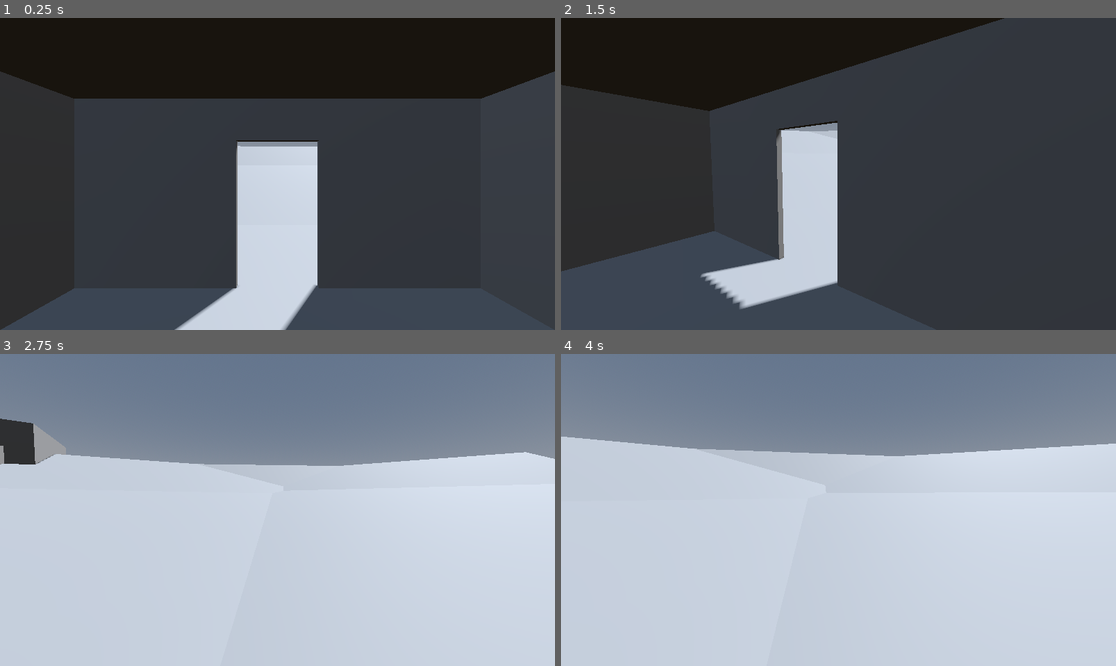
Above: before the commit, frames 1-4 (two rows, left to right).
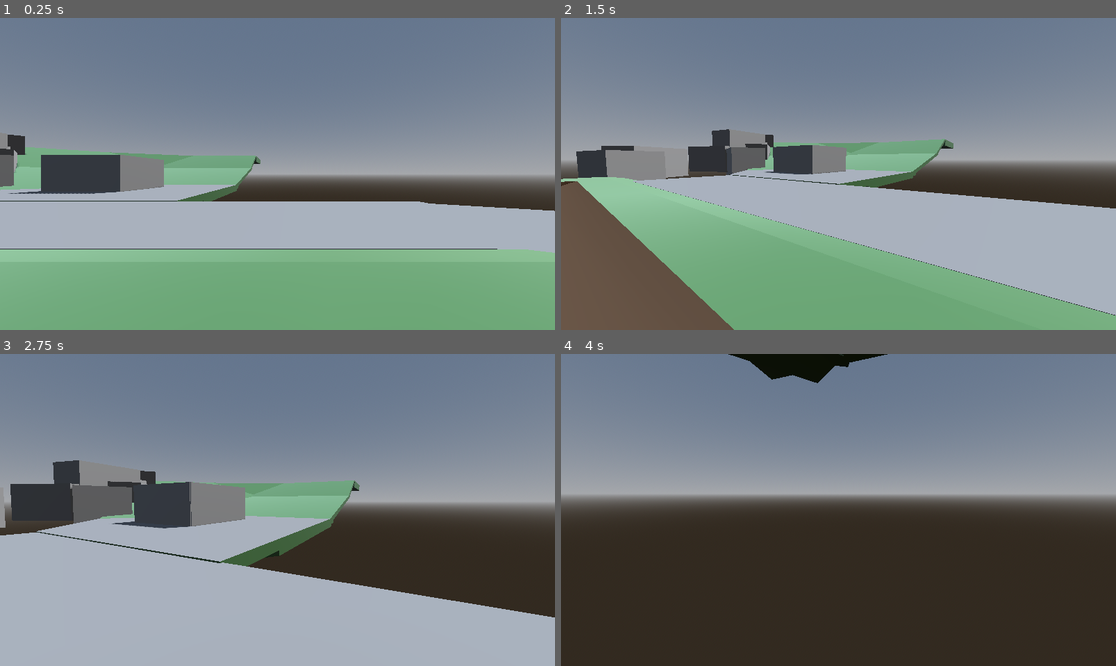
Above: after the commit, the same moments.

Repository: WindowsVista42/game-off-2025-game
Game: Godot game, scene res://scenes/main.tscn
Same seed, same stepped clock (60 frames per second), same inputs: the game is played once before the commit and once after it.
Inputs (mouse positions are in pixels of both pictures, inside the frame that each line leads up to):
- Up to frame 1 (0.25 s): no input
- Up to frame 2 (1.5 s): tap Enter at 0.5 s; move the mouse to (960, 158) at 0.52 s; hold Right (ui_right) 0.53-1.28 s; click (960, 158) at 0.67 s; move the mouse to (810, 174) at 1.27 s; hold Up (ui_up) from 1.28 s (still down)
- Up to frame 3 (2.75 s): keep holding Up (ui_up); move the mouse to (288, 503) at 2.02 s
- Up to frame 4 (4 s): keep holding Up (ui_up); move the mouse to (832, 516) at 2.77 s; move the mouse to (877, 513) at 3.52 s

The runs differ from the first frame. In frame 1, 96% of the frame differs, in the area x 0-100%, y 0-100%; in frame 2, 96%; in frame 3, 67%; in frame 4, 71%.

Commit message:
Materials for some things and idk what else I changed but it was probably important. I think I'm spawning the player outside of their home right now.

Diff:
--- /dev/null
+++ b/materials/dirt.tres
@@ -0,0 +1,6 @@
+[gd_resource type="StandardMaterial3D" format=3 uid="uid://bkqjf6i0vw30b"]
+
+[resource]
+diffuse_mode = 1
+specular_mode = 2
+albedo_color = Color(0.32, 0.24784, 0.1888, 1)
--- /dev/null
+++ b/materials/grass.tres
@@ -0,0 +1,7 @@
+[gd_resource type="StandardMaterial3D" format=3 uid="uid://b641hk5h2fmit"]
+
+[resource]
+diffuse_mode = 1
+specular_mode = 2
+albedo_color = Color(0.30240026, 0.4526705, 0.28816426, 1)
+roughness = 0.31
--- /dev/null
+++ b/materials/road.tres
@@ -0,0 +1,7 @@
+[gd_resource type="StandardMaterial3D" format=3 uid="uid://ib3ge7vrata7"]
+
+[resource]
+diffuse_mode = 1
+specular_mode = 2
+albedo_color = Color(0.48962224, 0.48962224, 0.48962218, 1)
+roughness = 0.76
--- a/project.godot
+++ b/project.godot
@@ -53,3 +53,4 @@
 [physics]
 
 3d/physics_engine="Jolt Physics"
+3d/default_gravity=1000.0
--- a/scenes/level1.tscn
+++ b/scenes/level1.tscn
@@ -1,4 +1,8 @@
-[gd_scene format=3 uid="uid://dp8sdl4ps8xu2"]
+[gd_scene load_steps=4 format=3 uid="uid://dp8sdl4ps8xu2"]
+
+[ext_resource type="Material" uid="uid://ib3ge7vrata7" path="res://materials/road.tres" id="1_g2h75"]
+[ext_resource type="Material" uid="uid://b641hk5h2fmit" path="res://materials/grass.tres" id="1_wwpf4"]
+[ext_resource type="Material" uid="uid://bkqjf6i0vw30b" path="res://materials/dirt.tres" id="3_m7ahb"]
 
 [node name="Level 1" type="Node3D"]
 
@@ -42,70 +46,86 @@
 [node name="Ground" type="CSGBox3D" parent="HillOutsideHouse"]
 transform = Transform3D(1, 0, 0, 0, 1, 0, 0, 0, 1, 0, -0.2528212, 0)
 size = Vector3(19.970703, 0.50305176, 16.442383)
+material = ExtResource("1_g2h75")
 
 [node name="Ground" type="CSGBox3D" parent="HillOutsideHouse/Ground"]
 transform = Transform3D(1, 0, 0, 0, 0.9848077, -0.17364818, 0, 0.17364818, 0.9848077, 0, 1.3922942, -14.550322)
 size = Vector3(19.970703, 0.50305176, 16.442383)
+material = ExtResource("1_wwpf4")
 
 [node name="Ground2" type="CSGBox3D" parent="HillOutsideHouse/Ground/Ground"]
 transform = Transform3D(1, 0, 0, 0, 0.9848078, -0.17364818, 0, 0.17364818, 0.9848078, 0, 1.3922949, -14.550323)
 size = Vector3(19.970703, 0.50305176, 16.442383)
+material = ExtResource("1_wwpf4")
 
 [node name="Ground" type="CSGBox3D" parent="HillOutsideHouse/Ground/Ground"]
 transform = Transform3D(1, 0, 0, 0, 0.9848077, -0.17364818, 0, 0.17364818, 0.9848077, 0, 1.3922942, -14.550322)
 size = Vector3(19.970703, 0.50305176, 16.442383)
+material = ExtResource("1_wwpf4")
 
 [node name="Ground2" type="CSGBox3D" parent="HillOutsideHouse/Ground"]
 transform = Transform3D(0.64278764, 0, 0.76604444, 0, 1, 0, -0.76604444, 0, 0.64278764, 2.9040356, -0.2528212, 0)
 size = Vector3(19.970703, 0.50305176, 16.442383)
+material = ExtResource("1_wwpf4")
 
 [node name="Ground" type="CSGBox3D" parent="HillOutsideHouse/Ground/Ground2"]
 transform = Transform3D(1, 0, 0, 0, 0.9848077, -0.17364818, 0, 0.17364818, 0.9848077, 0, 1.3922942, -14.550322)
 size = Vector3(19.970703, 0.50305176, 16.442383)
+material = ExtResource("1_wwpf4")
 
 [node name="Ground2" type="CSGBox3D" parent="HillOutsideHouse/Ground/Ground2/Ground"]
 transform = Transform3D(1, 0, 0, 0, 0.9848078, -0.17364818, 0, 0.17364818, 0.9848078, 0, 1.3922949, -14.550323)
 size = Vector3(19.970703, 0.50305176, 16.442383)
+material = ExtResource("1_wwpf4")
 
 [node name="Ground" type="CSGBox3D" parent="HillOutsideHouse/Ground/Ground2/Ground"]
 transform = Transform3D(1, 0, 0, 0, 0.9848077, -0.17364818, 0, 0.17364818, 0.9848077, 0, 1.3922942, -14.550322)
 size = Vector3(19.970703, 0.50305176, 16.442383)
+material = ExtResource("1_wwpf4")
 
 [node name="Ground3" type="CSGBox3D" parent="HillOutsideHouse/Ground"]
 transform = Transform3D(0.8660254, 0.25, 0.43301266, 0, 0.8660253, -0.5, -0.5, 0.4330127, 0.74999994, -10.355811, 6.4611216, -28.152878)
 size = Vector3(19.970703, 0.50305176, 16.442383)
+material = ExtResource("1_wwpf4")
 
 [node name="CSGBox3D4" type="CSGBox3D" parent="HillOutsideHouse/Ground"]
 transform = Transform3D(0.8750256, 0, 0.48407662, 0, 1, 0, -0.48407662, 0, 0.8750256, -17.518446, 5.882578, -30.948015)
 size = Vector3(36.678955, 2.2391357, 13.605713)
+material = ExtResource("1_wwpf4")
 
 [node name="CSGBox3D3" type="CSGBox3D" parent="HillOutsideHouse/Ground"]
 transform = Transform3D(0.61925846, 0, 0.78518724, 0, 1, 0, -0.78518724, 0, 0.61925846, -20.97456, 5.414399, -30.73477)
 size = Vector3(36.678955, 2.2391357, 13.605713)
+material = ExtResource("1_wwpf4")
 
 [node name="CSGBox3D2" type="CSGBox3D" parent="HillOutsideHouse/Ground"]
 transform = Transform3D(1, 0, 0, 0, 1, 0, 0, 0, 1, -8.294067, 5.7357244, -37.172363)
 size = Vector3(36.678955, 2.2391357, 13.605713)
+material = ExtResource("1_wwpf4")
 
 [node name="CSGBox3D" type="CSGBox3D" parent="HillOutsideHouse/Ground"]
 transform = Transform3D(1, 0, 0, 0, 1, 0, 0, 0, 1, 0, 9.126209, 0)
 operation = 2
 size = Vector3(158.27344, 6.4, 250.6)
+material = ExtResource("1_wwpf4")
 
 [node name="CSGBox3D7" type="CSGBox3D" parent="HillOutsideHouse/Ground"]
 transform = Transform3D(7.4505806e-08, 0, 1, 0, 1, 0, -1, 0, 7.4505806e-08, 2.4555397, 0, 12.497274)
 operation = 2
 size = Vector3(8.703003, 19.957031, 58.0791)
+material = ExtResource("1_wwpf4")
 
 [node name="CSGBox3D6" type="CSGBox3D" parent="HillOutsideHouse/Ground"]
 transform = Transform3D(0.64278764, 0, 0.76604444, 0, 1, 0, -0.76604444, 0, 0.64278764, -17.533182, 0, 1.5063438)
 operation = 2
 size = Vector3(8.703003, 19.957031, 58.0791)
+material = ExtResource("1_wwpf4")
 
 [node name="CSGBox3D5" type="CSGBox3D" parent="HillOutsideHouse/Ground"]
 transform = Transform3D(1, 0, 0, 0, 1, 0, 0, 0, 1, 14.293419, 0, -18.781387)
 operation = 2
 size = Vector3(8.703003, 19.957031, 58.0791)
+material = ExtResource("1_wwpf4")
 
 [node name="CSGCombiner3D" type="CSGCombiner3D" parent="."]
 use_collision = true
@@ -148,22 +168,27 @@
 [node name="CSGBox3D4" type="CSGBox3D" parent="CSGCombiner3D2"]
 transform = Transform3D(5.066395e-07, 0, 0.99999964, 0, 1, 0, -0.99999964, 0, 5.066395e-07, 101.45958, -0.35325062, 78.21149)
 size = Vector3(22, 0.5, 18.300001)
+material = ExtResource("1_g2h75")
 
 [node name="CSGBox3D3" type="CSGBox3D" parent="CSGCombiner3D2"]
 transform = Transform3D(-2.9802322e-08, 0, 1, 0, 1, 0, -1, 0, -2.9802322e-08, 91.2021, -0.30000195, 78.11785)
 size = Vector3(22, 0.5, 6.7000003)
+material = ExtResource("1_g2h75")
 
 [node name="CSGBox3D8" type="CSGBox3D" parent="CSGCombiner3D2"]
 transform = Transform3D(0.34201992, 0, -0.93969214, 0, 1, 0, 0.93969214, 0, 0.34201992, 87.78231, -0.3, 58.25869)
 size = Vector3(22, 0.5, 6.7000003)
+material = ExtResource("1_g2h75")
 
 [node name="CSGBox3D7" type="CSGBox3D" parent="CSGCombiner3D2"]
 transform = Transform3D(0.99999976, 0, -2.9802322e-08, 0, 1, 0, 2.9802322e-08, 0, 0.99999976, 76.341156, -0.3, 49.979347)
 size = Vector3(22, 0.5, 6.7000003)
+material = ExtResource("1_g2h75")
 
 [node name="CSGBox3D10" type="CSGBox3D" parent="CSGCombiner3D2"]
 transform = Transform3D(-0.9299263, -0.17845757, -0.32154176, -0.1629466, 0.98379844, -0.07475753, 0.32967338, -0.017124698, -0.94393915, 44.810795, -3.58713, 64.63018)
 size = Vector3(22, 0.5, 6.7000003)
+material = ExtResource("1_g2h75")
 
 [node name="CSGBox3D" type="CSGBox3D" parent="CSGCombiner3D2/CSGBox3D10"]
 transform = Transform3D(0.7660448, -3.1403033e-07, 0.6427876, 1.1175871e-08, 1.0000519, 1.1175871e-08, -0.6427879, 3.1432137e-09, 0.76604474, -10.22665, -0.70844555, -1.648529)
@@ -173,119 +198,173 @@
 [node name="CSGBox3D9" type="CSGBox3D" parent="CSGCombiner3D2"]
 transform = Transform3D(-0.49240398, -0.08682419, -0.86602503, -0.17364809, 0.98480767, -2.9802322e-08, 0.85286814, 0.15038374, -0.50000006, 50.0672, -2.205826, 57.06666)
 size = Vector3(22, 0.5, 6.7000003)
+material = ExtResource("1_g2h75")
 
 [node name="CSGBox3D" type="CSGBox3D" parent="CSGCombiner3D2/CSGBox3D9"]
 transform = Transform3D(0.9984451, 0.05575168, 8.046627e-07, -0.055751782, 0.9984447, -4.6044584e-06, -1.9751468e-07, -1.6378191e-08, 1, 7.27221, 0.4887874, 0.6563034)
 operation = 2
 size = Vector3(15.946777, 1.2959595, 9.233032)
+material = ExtResource("1_g2h75")
 
 [node name="CSGBox3D6" type="CSGBox3D" parent="CSGCombiner3D2"]
 transform = Transform3D(-0.8660253, 0, 0.49999997, 0, 1, 0, -0.49999997, 0, -0.8660253, 57.49389, -0.3, 45.02227)
 size = Vector3(22, 0.5, 6.7000003)
+material = ExtResource("1_g2h75")
 
 [node name="CSGBox3D5" type="CSGBox3D" parent="CSGCombiner3D2"]
 transform = Transform3D(0.5, 0, -0.8660254, 0, 1, 0, 0.8660254, 0, 0.5, 43.825, -0.3, 31.192)
 size = Vector3(22, 0.5, 6.7000003)
+material = ExtResource("1_g2h75")
 
 [node name="CSGBox3D2" type="CSGBox3D" parent="CSGCombiner3D2"]
 transform = Transform3D(0.8660254, 0, -0.5, 0, 1, 0, 0.5, 0, 0.8660254, 30.2, -0.3, 17.199999)
 size = Vector3(22, 0.5, 6.7000003)
+material = ExtResource("1_g2h75")
 
 [node name="CSGBox3D" type="CSGBox3D" parent="CSGCombiner3D2"]
 transform = Transform3D(1, 0, 0, 0, 1, 0, 0, 0, 1, 9.8, -0.3, 11.4)
 size = Vector3(25.2, 0.5, 6.7000003)
+material = ExtResource("1_g2h75")
 
 [node name="CSGBox3D11" type="CSGBox3D" parent="CSGCombiner3D2"]
-transform = Transform3D(1, 0, 0, 0, 1, 0, 0, 0, 1, 16.994122, -5.062045, 66.67011)
-size = Vector3(40, 0.5, 30.65918)
-
-[node name="CSGCombiner3D3" type="CSGCombiner3D" parent="."]
-use_collision = true
-
-[node name="CSGBox3D3" type="CSGBox3D" parent="CSGCombiner3D3"]
+transform = Transform3D(1, 0, 0, 0, 1, 0, 0, 0, 1, 11.44412, -5.062045, 66.79052)
+size = Vector3(51.100002, 0.5, 30.9)
+material = ExtResource("1_g2h75")
+
+[node name="Rocks" type="CSGCombiner3D" parent="."]
+use_collision = true
+
+[node name="CSGBox3D16" type="CSGBox3D" parent="Rocks"]
+transform = Transform3D(0.8855477, 0, 0.4645484, 0, 1, 0, -0.4645484, 0, 0.8855477, 7.6391726, -3.6395483, 44.30221)
+size = Vector3(4.357666, 3.7021484, 3.5854492)
+
+[node name="CSGBox3D19" type="CSGBox3D" parent="Rocks"]
+transform = Transform3D(0.89782023, 0, -0.44036236, 0, 1, 0, 0.44036236, 0, 0.89782023, 11.373212, -4.4964, 44.45842)
+size = Vector3(4.357666, 3.7021484, 4.0855713)
+
+[node name="CSGBox3D22" type="CSGBox3D" parent="Rocks"]
+transform = Transform3D(0.3726315, 0, -0.92797947, 0, 1, 0, 0.92797947, 0, 0.3726315, 13.230923, -5.2981577, 46.99669)
+size = Vector3(2.8642578, 2.0986328, 2.1672974)
+
+[node name="CSGBox3D20" type="CSGBox3D" parent="Rocks"]
+transform = Transform3D(0.15333077, 0, -0.9881749, 0, 1, 0, 0.9881749, 0, 0.15333077, 13.271357, -1.7527406, 43.008816)
+size = Vector3(5.4327393, 3.7021484, 4.0855713)
+
+[node name="CSGBox3D21" type="CSGBox3D" parent="Rocks"]
+transform = Transform3D(-0.14680819, 0, -0.989165, 0, 1, 0, 0.989165, 0, -0.14680819, 14.915063, 0.07081008, 40.811077)
+size = Vector3(5.8565063, 3.2226563, 4.181549)
+
+[node name="CSGBox3D17" type="CSGBox3D" parent="Rocks"]
+transform = Transform3D(0.17149928, 0, 0.9851843, 0, 1, 0, -0.9851843, 0, 0.17149928, 10.964455, -2.3840442, 41.219807)
+size = Vector3(4.357666, 3.7021484, 3.5854492)
+
+[node name="CSGBox3D18" type="CSGBox3D" parent="Rocks"]
+transform = Transform3D(0.69036496, 0, 0.7234614, 0, 1, 0, -0.7234614, 0, 0.69036496, 13.082036, -1.0185752, 38.917236)
+size = Vector3(4.357666, 3.7021484, 3.5854492)
+
+[node name="Hillside" type="CSGCombiner3D" parent="."]
+use_collision = true
+
+[node name="CSGBox3D3" type="CSGBox3D" parent="Hillside"]
 transform = Transform3D(0.7244041, -0.47851208, -0.4962522, 0.38696873, 0.87799954, -0.28173503, 0.57052183, 0.012055625, 0.82119465, 8.563742, -3.1638246, 36.42356)
 size = Vector3(9.151245, 0.36523438, 15.3203125)
-
-[node name="CSGBox3D7" type="CSGBox3D" parent="CSGCombiner3D3"]
+material = ExtResource("1_wwpf4")
+
+[node name="CSGBox3D7" type="CSGBox3D" parent="Hillside"]
 transform = Transform3D(0.7471874, -0.51027703, 0.42582747, 0.5317697, 0.8433359, 0.07750261, -0.39866275, 0.16853282, 0.901478, 11.557274, -1.2575482, 30.183529)
 size = Vector3(9.151245, 0.36523438, 15.3203125)
-
-[node name="CSGBox3D6" type="CSGBox3D" parent="CSGCombiner3D3"]
+material = ExtResource("1_wwpf4")
+
+[node name="CSGBox3D6" type="CSGBox3D" parent="Hillside"]
 transform = Transform3D(0.9750162, 0.061042536, -0.2135824, -0.14426932, 0.90513027, -0.39990792, 0.16890855, 0.4207299, 0.8913221, 2.8445, -2.8539665, 27.724089)
 size = Vector3(9.151245, 0.36523438, 15.3203125)
-
-[node name="CSGBox3D5" type="CSGBox3D" parent="CSGCombiner3D3"]
+material = ExtResource("1_wwpf4")
+
+[node name="CSGBox3D5" type="CSGBox3D" parent="Hillside"]
 transform = Transform3D(0.91067034, -0.2825754, -0.30138126, 0.16509883, 0.9176365, -0.36150494, 0.37871087, 0.27945402, 0.8823167, 7.67432, -2.191156, 29.122223)
 size = Vector3(9.151245, 0.36523438, 15.3203125)
-
-[node name="CSGBox3D2" type="CSGBox3D" parent="CSGCombiner3D3"]
+material = ExtResource("1_wwpf4")
+
+[node name="CSGBox3D2" type="CSGBox3D" parent="Hillside"]
 transform = Transform3D(0.9772484, -0.1311609, -0.16668065, 0.10124044, 0.9790226, -0.1768196, 0.18637596, 0.15592179, 0.9700268, 5.0956883, -3.9187913, 35.165596)
 size = Vector3(9.151245, 0.36523438, 15.3203125)
-
-[node name="CSGBox3D14" type="CSGBox3D" parent="CSGCombiner3D3"]
+material = ExtResource("1_wwpf4")
+
+[node name="CSGBox3D14" type="CSGBox3D" parent="Hillside"]
 transform = Transform3D(0.9772484, -0.11765741, -0.17647198, 0.101240434, 0.9898899, -0.09934038, 0.18637595, 0.07921404, 0.97927976, 3.1283596, -5.0085964, 43.856552)
 size = Vector3(9.977478, 0.36523438, 17.061035)
-
-[node name="CSGBox3D15" type="CSGBox3D" parent="CSGCombiner3D3"]
+material = ExtResource("1_wwpf4")
+
+[node name="CSGBox3D15" type="CSGBox3D" parent="Hillside"]
 transform = Transform3D(0.99941593, -0.0032167975, 0.03401506, 9.9312514e-05, 0.9958279, 0.09125688, -0.034166735, -0.09120036, 0.9952464, 5.003142, -5.699212, 44.598957)
 size = Vector3(16.465324, 0.36523438, 14.187866)
-
-[node name="CSGBox3D" type="CSGBox3D" parent="CSGCombiner3D3"]
+material = ExtResource("1_wwpf4")
+
+[node name="CSGBox3D22" type="CSGBox3D" parent="Hillside"]
+transform = Transform3D(0.9286668, 0.09600739, 0.358274, -0.05965468, 0.99200636, -0.111201406, -0.366086, 0.08189629, 0.92697036, 9.341352, -4.9658003, 48.352844)
+size = Vector3(6.5567007, 0.36523438, 6.006195)
+material = ExtResource("1_wwpf4")
+
+[node name="CSGBox3D16" type="CSGBox3D" parent="Hillside/CSGBox3D22"]
+transform = Transform3D(0.82967913, -0.2165869, -0.5145126, 0.23250262, 0.97199273, -0.034242906, 0.50751936, -0.091215014, 0.8567989, -2.8534613, 0.40176725, -6.1447525)
+operation = 2
+size = Vector3(9.977478, 2.0179443, 17.061035)
+material = ExtResource("1_wwpf4")
+
+[node name="CSGBox3D" type="CSGBox3D" parent="Hillside"]
 transform = Transform3D(1, 0, 0, 0, 0.9848077, -0.17364818, 0, 0.17364818, 0.9848077, 0.95207787, -4.234393, 34.455467)
 size = Vector3(4.828125, 0.36523438, 15.3203125)
-
-[node name="CSGBox3D11" type="CSGBox3D" parent="CSGCombiner3D3"]
+material = ExtResource("1_wwpf4")
+
+[node name="CSGBox3D11" type="CSGBox3D" parent="Hillside"]
 transform = Transform3D(0.34543025, 0, -0.938441, 0, 1, 0, 0.938441, 0, 0.34543025, 38.227634, -1.2974253, 34.128765)
 size = Vector3(22.629517, 2.777832, 11.838032)
-
-[node name="CSGBox3D10" type="CSGBox3D" parent="CSGCombiner3D3"]
+material = ExtResource("1_wwpf4")
+
+[node name="CSGBox3D10" type="CSGBox3D" parent="Hillside"]
 transform = Transform3D(0.82019114, 0, -0.57208675, 0, 1, 0, 0.57208675, 0, 0.82019114, 24.94059, -1.2709169, 21.144379)
 size = Vector3(21.225586, 2.777832, 9.154579)
-
-[node name="CSGBox3D8" type="CSGBox3D" parent="CSGCombiner3D3"]
-transform = Transform3D(0.9957762, 0, 0.091814466, 0, 1, 0, -0.091814466, 0, 0.9957762, 7.2306757, -0.6354575, 17.21291)
-size = Vector3(21.225586, 2.777832, 8.060135)
-
-[node name="CSGBox3D4" type="CSGBox3D" parent="CSGCombiner3D3"]
+material = ExtResource("1_wwpf4")
+
+[node name="CSGBox3D8" type="CSGBox3D" parent="Hillside"]
+transform = Transform3D(0.9957762, 0, 0.091814466, 0, 1, 0, -0.091814466, 0, 0.9957762, 5.2787504, -0.6354575, 17.392885)
+size = Vector3(25.145996, 2.777832, 8.060135)
+material = ExtResource("1_wwpf4")
+
+[node name="CSGBox3D4" type="CSGBox3D" parent="Hillside"]
 transform = Transform3D(1, 0, 0, 0, 1, 0, 0, 0, 1, 12.384352, 5.45508, 28.59183)
 operation = 2
 size = Vector3(75.812164, 10.794434, 34.213867)
-
-[node name="CSGCylinder3D" type="CSGCylinder3D" parent="CSGCombiner3D3"]
+material = ExtResource("1_wwpf4")
+
+[node name="CSGCylinder3D" type="CSGCylinder3D" parent="Hillside"]
 transform = Transform3D(-4.371139e-08, 1, 0, -1, -4.371139e-08, 0, 0, 0, 1, 6.6957846, 1.429811, 18.210632)
 operation = 2
 radius = 1.8823242
 height = 21.794067
-
-[node name="CSGCylinder3D2" type="CSGCylinder3D" parent="CSGCombiner3D3"]
+material = ExtResource("3_m7ahb")
+
+[node name="CSGCylinder3D2" type="CSGCylinder3D" parent="Hillside"]
 transform = Transform3D(-3.4809585e-08, 0.7963505, -0.60483545, -1, -4.371139e-08, 0, -2.6438197e-08, 0.60483545, 0.7963505, 27.56197, 1.4298091, 25.046535)
 operation = 2
 radius = 1.8823242
 height = 20.646362
-
-[node name="CSGBox3D13" type="CSGBox3D" parent="CSGCombiner3D3"]
+material = ExtResource("3_m7ahb")
+
+[node name="CSGBox3D13" type="CSGBox3D" parent="Hillside"]
 transform = Transform3D(-0.2754236, 0.13249329, -0.95214885, 0.109925054, 0.9883007, 0.10572647, 0.9550178, -0.07554553, -0.28676543, 38.19569, 6.31599, 39.559666)
 operation = 2
 size = Vector3(50.483704, 10.794434, 34.213867)
-
-[node name="CSGBox3D12" type="CSGBox3D" parent="CSGCombiner3D3"]
+material = ExtResource("1_wwpf4")
+
+[node name="CSGBox3D12" type="CSGBox3D" parent="Hillside"]
 transform = Transform3D(0.86602545, 0.13728169, -0.48078442, -3.964372e-09, 0.96156895, 0.2745634, 0.50000024, -0.23777887, 0.8327433, 26.606508, 5.710041, 19.313568)
 operation = 2
 size = Vector3(50.483704, 10.794434, 34.213867)
-
-[node name="CSGBox3D9" type="CSGBox3D" parent="CSGCombiner3D3"]
+material = ExtResource("1_wwpf4")
+
+[node name="CSGBox3D9" type="CSGBox3D" parent="Hillside"]
 transform = Transform3D(1, 0, 0, 0, 0.99034566, 0.13862, 0, -0.13862, 0.99034566, -0.55975723, 5.7573805, 17.33768)
 operation = 2
 size = Vector3(50.483704, 10.794434, 34.213867)
-
-[node name="CSGBox3D16" type="CSGBox3D" parent="CSGCombiner3D3"]
-transform = Transform3D(0.8855477, 0, 0.4645484, 0, 1, 0, -0.4645484, 0, 0.8855477, 7.6391726, -3.6395483, 44.30221)
-size = Vector3(4.357666, 3.7021484, 3.5854492)
-
-[node name="CSGBox3D17" type="CSGBox3D" parent="CSGCombiner3D3"]
-transform = Transform3D(0.17149928, 0, 0.9851843, 0, 1, 0, -0.9851843, 0, 0.17149928, 10.964455, -2.3840442, 41.219807)
-size = Vector3(4.357666, 3.7021484, 3.5854492)
-
-[node name="CSGBox3D18" type="CSGBox3D" parent="CSGCombiner3D3"]
-transform = Transform3D(0.69036496, 0, 0.7234614, 0, 1, 0, -0.7234614, 0, 0.69036496, 13.082036, -1.0185752, 38.917236)
-size = Vector3(4.357666, 3.7021484, 3.5854492)
+material = ExtResource("1_wwpf4")
--- a/scenes/main.tscn
+++ b/scenes/main.tscn
@@ -24,3 +24,4 @@
 [node name="Level 1" parent="." instance=ExtResource("1_0wfyh")]
 
 [node name="Player" parent="." instance=ExtResource("1_o5qli")]
+transform = Transform3D(1, 0, 0, 0, 1, 0, 0, 0, 1, 15.103242, -9.536743e-07, 18.59445)
--- a/scenes/player.tscn
+++ b/scenes/player.tscn
@@ -3,12 +3,12 @@
 [ext_resource type="Script" uid="uid://bh6tmdb26jcdc" path="res://scripts/character_body_3d.gd" id="1_g2els"]
 [ext_resource type="Script" uid="uid://l2g6f5m8d1oe" path="res://scripts/camera_3d.gd" id="2_qhqgy"]
 
-[sub_resource type="SeparationRayShape3D" id="SeparationRayShape3D_g2els"]
-length = 0.16933972
-
 [sub_resource type="CapsuleShape3D" id="CapsuleShape3D_g2els"]
 radius = 0.24951172
 height = 1.5224609
+
+[sub_resource type="SeparationRayShape3D" id="SeparationRayShape3D_g2els"]
+length = 0.16933972
 
 [node name="Player" type="CharacterBody3D"]
 axis_lock_angular_x = true
@@ -16,16 +16,16 @@
 axis_lock_angular_z = true
 script = ExtResource("1_g2els")
 
+[node name="BodyCollider" type="CollisionShape3D" parent="."]
+transform = Transform3D(1, 0, 0, 0, 1, 0, 0, 0, 1, 0, 0.83391666, 0)
+shape = SubResource("CapsuleShape3D_g2els")
+
 [node name="FloorCollider" type="CollisionShape3D" parent="."]
 transform = Transform3D(1, 0, 0, 0, -4.371139e-08, -1, 0, 1, -4.371139e-08, 0, 0.07319754, 0)
 shape = SubResource("SeparationRayShape3D_g2els")
 
-[node name="BodyCollider" type="CollisionShape3D" parent="."]
-transform = Transform3D(1, 0, 0, 0, 1, 0, 0, 0, 1, 0, 0.83391666, 0)
-shape = SubResource("CapsuleShape3D_g2els")
-
 [node name="Camera3D" type="Camera3D" parent="."]
-transform = Transform3D(1, 0, 0, 0, 1, 0, 0, 0, 1, 0, 1.5645641, 0)
+transform = Transform3D(1, 0, 0, 0, 1, 0, 0, 0, 1, 0, 1.5645642, 0)
 script = ExtResource("2_qhqgy")
 
 [node name="AudioListener3D" type="AudioListener3D" parent="."]
